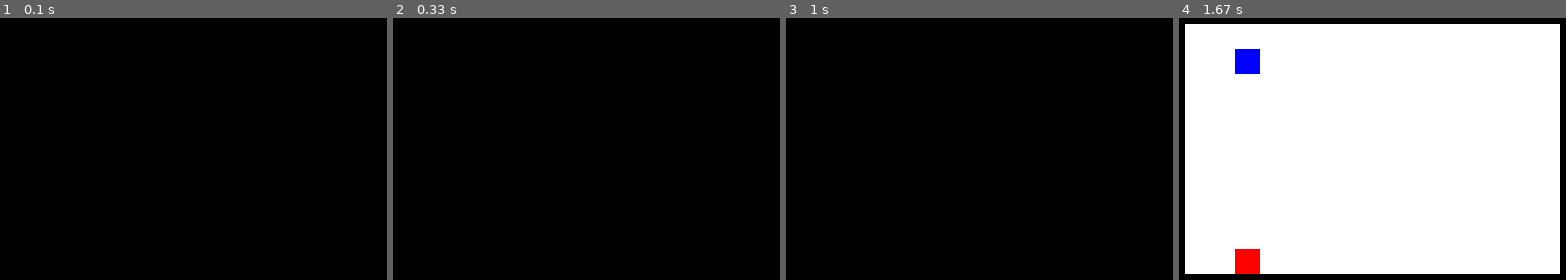
Above: before the commit, frames 1-4 (left to right).
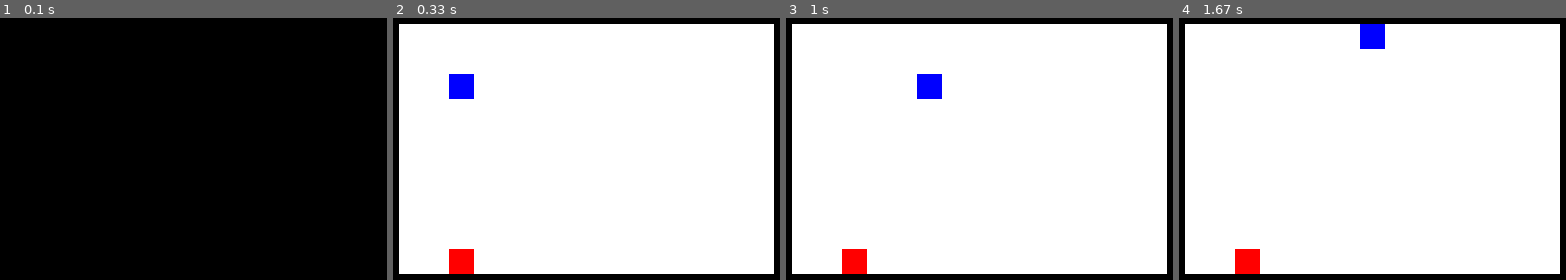
Above: after the commit, the same moments.

Repository: DrStriky/Snake
Game: pygame game, started from main.py
Same seed, same stepped clock (60 frames per second), same inputs: the game is played once before the commit and once after it.
Inputs:
- Up to frame 1 (0.1 s): no input
- Up to frame 2 (0.33 s): no input
- Up to frame 3 (1 s): hold Right 0.33-0.8 s; hold Up from 0.83 s (still down)
- Up to frame 4 (1.67 s): release Up at 1.27 s; hold Right from 1.3 s (still down)

Frame 1 is identical in both runs. In frame 2, 92% of the frame differs, in the area x 1-99%, y 2-98%; in frame 3, 92%; in frame 4, 1.2%.

Commit message:
clean up

Diff:
--- a/game.py
+++ b/game.py
@@ -74,7 +74,7 @@
         occupying_matrix[occupying_matrix == 1] = symbols['wall']
         occupying_matrix[occupying_matrix == 0] = symbols['valid']
 
-        if self.snake.body[0:-1]: # just print body of snake if there is one
+        if self.snake.body[0:-1]:  # just print body of snake if there is one
             occupying_matrix[tuple(np.array(self.snake.body[0:-1]).T)] = symbols['snake']
         occupying_matrix[self.snake.body[-1]] = symbols['head']
         occupying_matrix[self.food.position] = symbols['food']
--- a/main.py
+++ b/main.py
@@ -1,11 +1,8 @@
-from typing import Tuple, List, Optional
 import numpy as np
 
 from game import Game
-from interaction_handler import InteractionHandler
 from pygame_interactions import PygameInteractions
 import pygame
-
 
 
 def edge_mask(x: np.ndarray):
@@ -23,8 +20,7 @@
     dummy[edge_mask(dummy)] = 1
 
     display = pygame.display.set_mode((board_dim[0] * block_size, board_dim[1] * block_size))
-
-    interacter = PygameInteractions(display=display, block_length=block_size, ticks_per_second=1)
+    interacter = PygameInteractions(display=display, block_length=block_size, ticks_per_second=5)
 
     game = Game(dummy, 25, (3, 3), (3, 10), 42)
 
